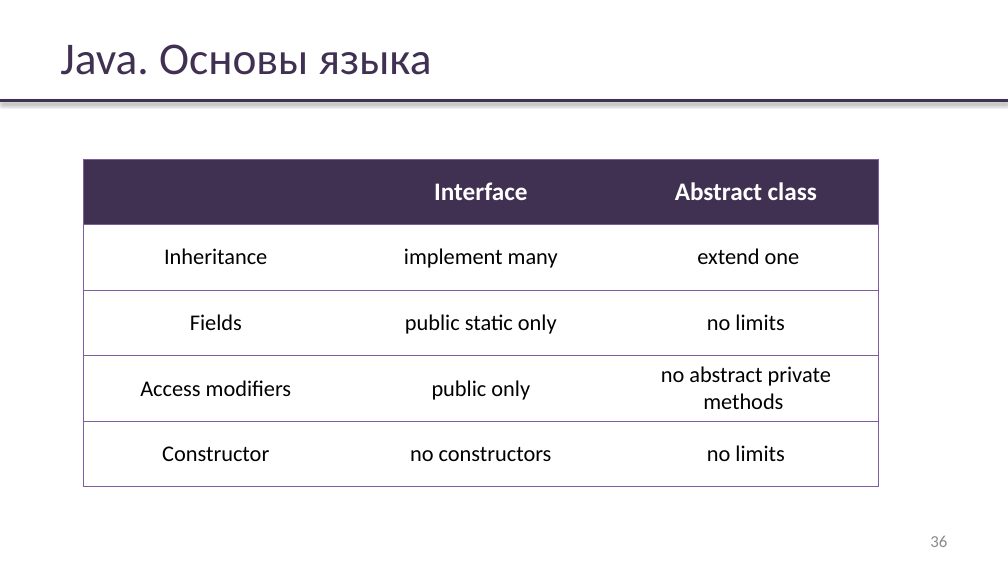
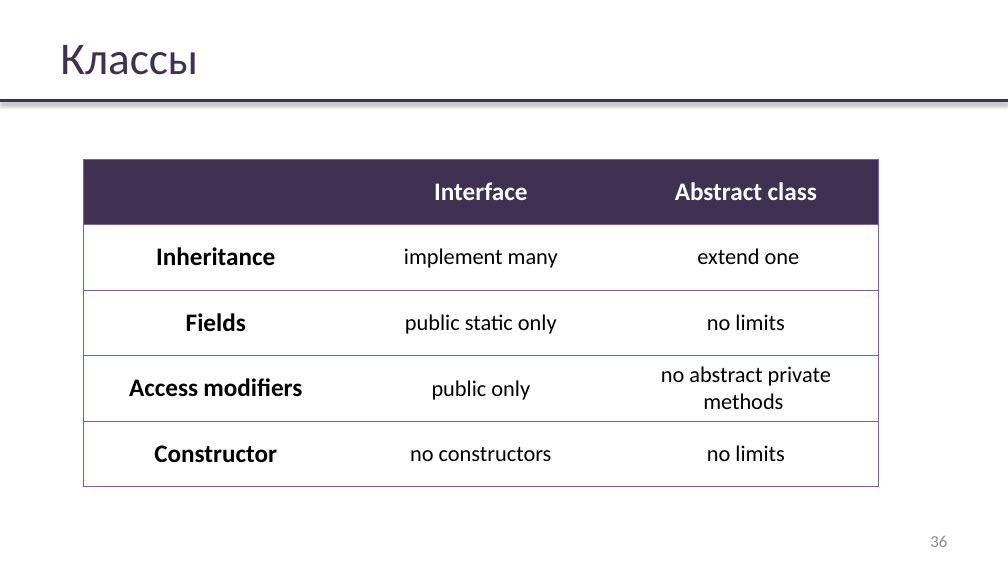
Before and after one commit to rybalkinsd/atom, a slide deck: slide 36 of lecture1/presentation/lecture01.pptx. Drawn at 1008x567 pixels with LibreOffice and Linux fonts; fonts in the diff are those of the drawing; background and template pictures are left out. Boxes give left, top, right and bottom in pixels: in the first picture for what was removed or moved away, otherwise in the second. Text is boxed around its words. In the diff, an @@ line names an element or a change of style, - is before the commit and + after.

```diff
--- a/lecture1/presentation/lecture01.pptx
+++ b/lecture1/presentation/lecture01.pptx
@@ title at bbox=[60, 45, 198, 75]: text changed @@
-Java. Основы языка
+Классы
@@ table at bbox=[84, 159, 879, 487] @@
@@ size 16 to 18 pt, bold on in "Inheritance", "Fields", "Access modifiers", "Constructor" @@
```
Also in this commit, not shown: 1 other slide changed, 3 slides added, 1 other file.
